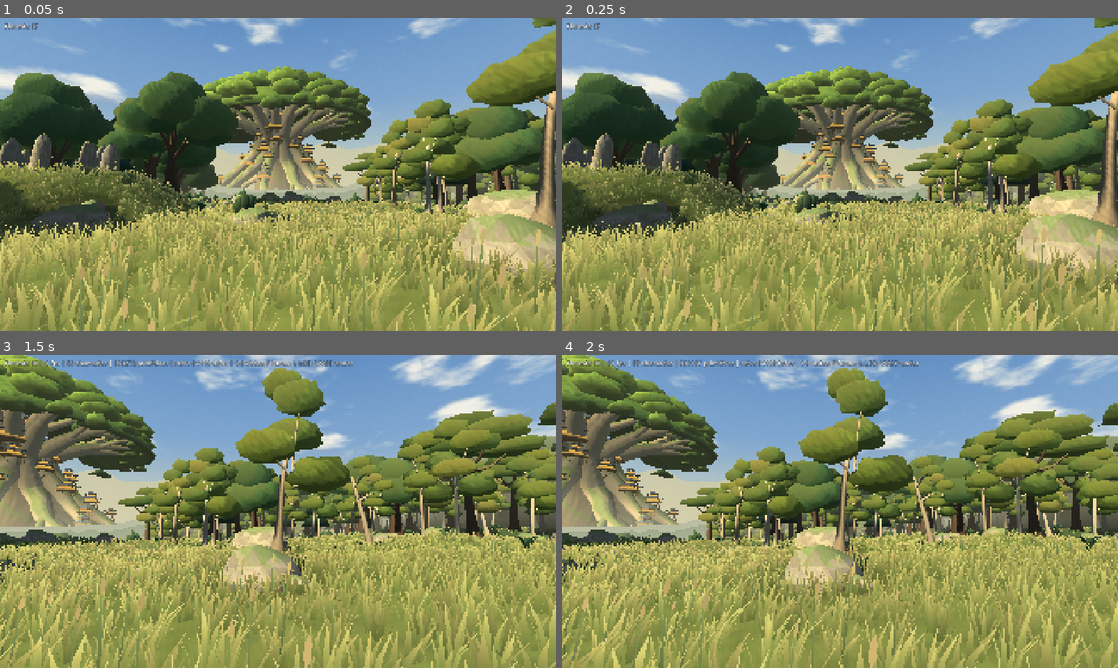
Above: before the commit, frames 1-4 (two rows, left to right).
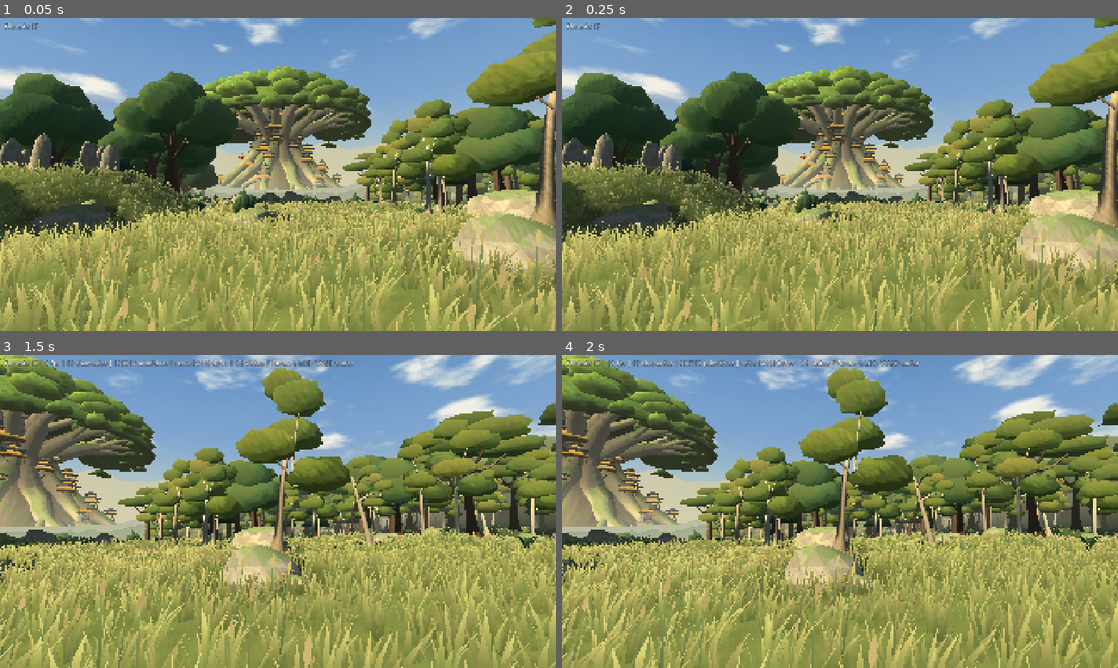
Above: after the commit, the same moments.

Repository: arthof09-ai/jogo-verdadeiro-rascunhos
Game: Godot game, scene res://mapa/floresta/campo_floresta.tscn
Same seed, same stepped clock (60 frames per second), same inputs: the game is played once before the commit and once after it. This scene is started directly instead of the project's main scene.
Inputs (mouse positions are in pixels of both pictures, inside the frame that each line leads up to):
- Up to frame 1 (0.05 s): no input
- Up to frame 2 (0.25 s): no input
- Up to frame 3 (1.5 s): tap Enter at 0.5 s; move the mouse to (400, 495) at 0.52 s; hold Right 0.53-1.25 s; tap 1 at 0.6 s; click (400, 495) at 0.67 s; tap Space at 0.77 s; drag from (166, 527) to (250, 574) at 1.27 s
- Up to frame 4 (2 s): no input

The runs differ from the first frame. In frame 1, less than 0.1% of the frame differs, in the area x 42-56%, y 32-50%; in frame 2, less than 0.1%; in frame 3, less than 0.1%, in the area x 0-25%, y 1-50%; in frame 4, less than 0.1%.

Commit message:
Ordem 38 (mapa da floresta) — defeito 4: os telhados passam a ter FORRO. O torno de faces vivas saltava a fatia que começa no eixo (a0 = a1 dava normal nula), por isso o forro de todos os telhados nunca era desenhado: visto de baixo (vista 07, do canto SE), o santuário era só o aro preto da beira contra o céu. Corrigido no torno; vale também para as lanternas e para os 42 pagodes e o palácio da Árvore Ancestral. Visto com os olhos na vista 07; cena abre em headless com 0 erros
Co-Authored-By: Claude <noreply@anthropic.com>

Diff:
--- a/rascunhos/cliente/mapa/floresta/formas_floresta.gd
+++ b/rascunhos/cliente/mapa/floresta/formas_floresta.gd
@@ -419,7 +419,7 @@
 	var perfil: Array = [[q, alt * 0.10], [q * 0.90, 0.0], [q * 0.56, alt * 0.30], [q * 0.26, alt * 0.74], [q * 0.12, alt]]
 	l.torno(centro, perfil, 4, beira, cor, true, rot + PI * 0.25, Vector2(mx, mz), uv_x)
 	# por baixo fecha (quem olha de baixo vê o forro, não o céu)
-	var forro := Color(cor.r * 0.55, cor.g * 0.55, cor.b * 0.55, cor.a)
+	var forro := Color(cor.r * 0.78, cor.g * 0.78, cor.b * 0.78, cor.a)
 	l.torno(centro, [[0.0, alt * 0.06], [q * 0.90, 0.0], [q, alt * 0.10]], 4, forro, forro, true, rot + PI * 0.25, Vector2(mx, mz), uv_x)
 	# a cumeeira fecha em cima
 	l.torno(centro, [[q * 0.12, alt], [0.0, alt * 1.04]], 4, cor, cor, true, rot + PI * 0.25, Vector2(mx, mz), uv_x)
--- a/rascunhos/cliente/mapa/floresta/lote_malha.gd
+++ b/rascunhos/cliente/mapa/floresta/lote_malha.gd
@@ -195,6 +195,10 @@
 				if nf.length_squared() < 1e-12:
 					nf = (b1 - a1).cross(a1 - a0)
 				if nf.length_squared() < 1e-12:
+					# o perfil COMEÇA no eixo (a0 = a1): o forro de um telhado, uma tampa. Antes esta
+					# fatia era saltada e o telhado, visto de baixo, era só o aro da beira contra o céu.
+					nf = (b0 - a0).cross(b1 - a0)
+				if nf.length_squared() < 1e-12:
 					continue
 				nf = nf.normalized()
 				var base := v.size()
